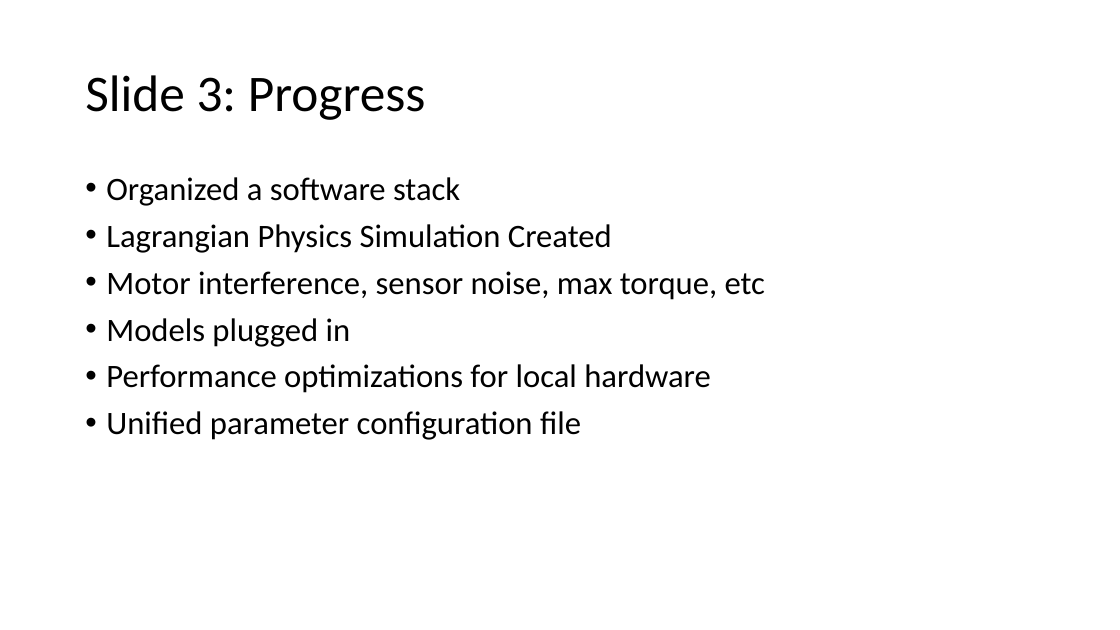
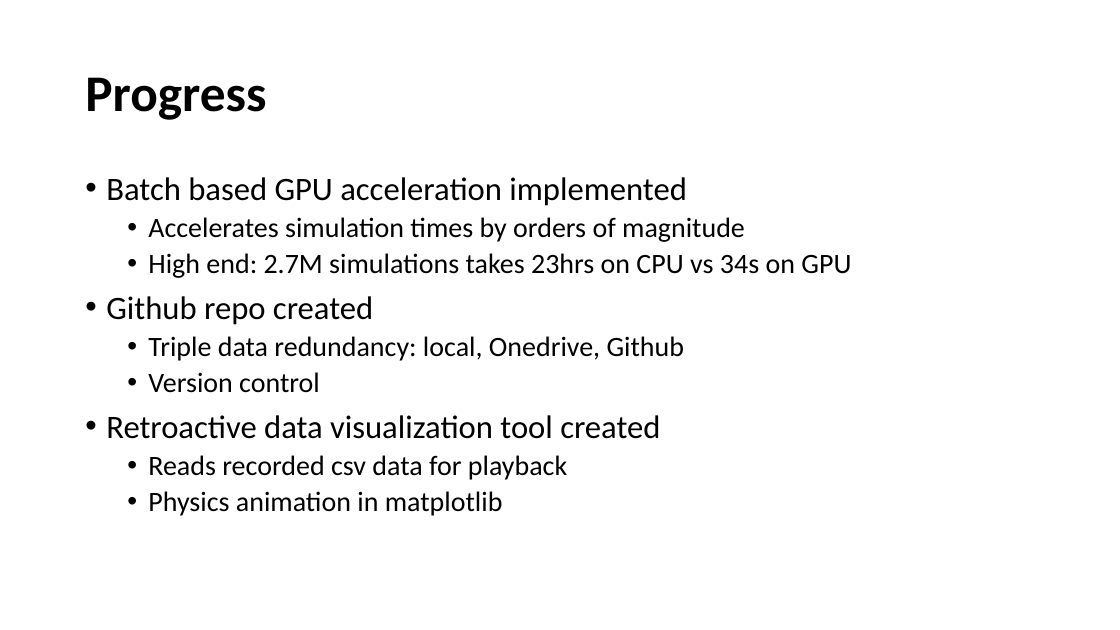
Before and after one commit to evandm4/engr-10301h-balancing-robot, a slide deck: slide 3 of docs/Evan Moore Progress Update.pptx. Drawn at 1120x630 pixels with LibreOffice and Linux fonts; fonts in the diff are those of the drawing. Boxes give left, top, right and bottom in pixels: in the first picture for what was removed or moved away, otherwise in the second. Text is boxed around its words. In the diff, an @@ line names an element or a change of style, - is before the commit and + after.

```diff
--- a/docs/Evan Moore Progress Update.pptx
+++ b/docs/Evan Moore Progress Update.pptx
@@ title at (x1=85, y1=77, x2=266, y2=120): text changed; bold on @@
-Slide 3: Progress
+Progress
@@ text at (x1=106, y1=177, x2=851, y2=516): text changed; size 28 to 24 pt @@
-• Organized a software stack
-• Lagrangian Physics Simulation Created
-• Motor interference, sensor noise, max torque, etc
-• Models plugged in
-• Performance optimizations for local hardware
-• Unified parameter configuration file
+• Batch based GPU acceleration implemented
+  • Accelerates simulation times by orders of magnitude
+  • High end: 2.7M simulations takes 23hrs on CPU vs 34s on GPU
+• Github repo created
+  • Triple data redundancy: local, Onedrive, Github
+  • Version control
+• Retroactive data visualization tool created
+  • Reads recorded csv data for playback
+  • Physics animation in matplotlib
```
Also in this commit, not shown: 5 other slides changed, 3 slides added, 1 slide removed, 13 other files.
